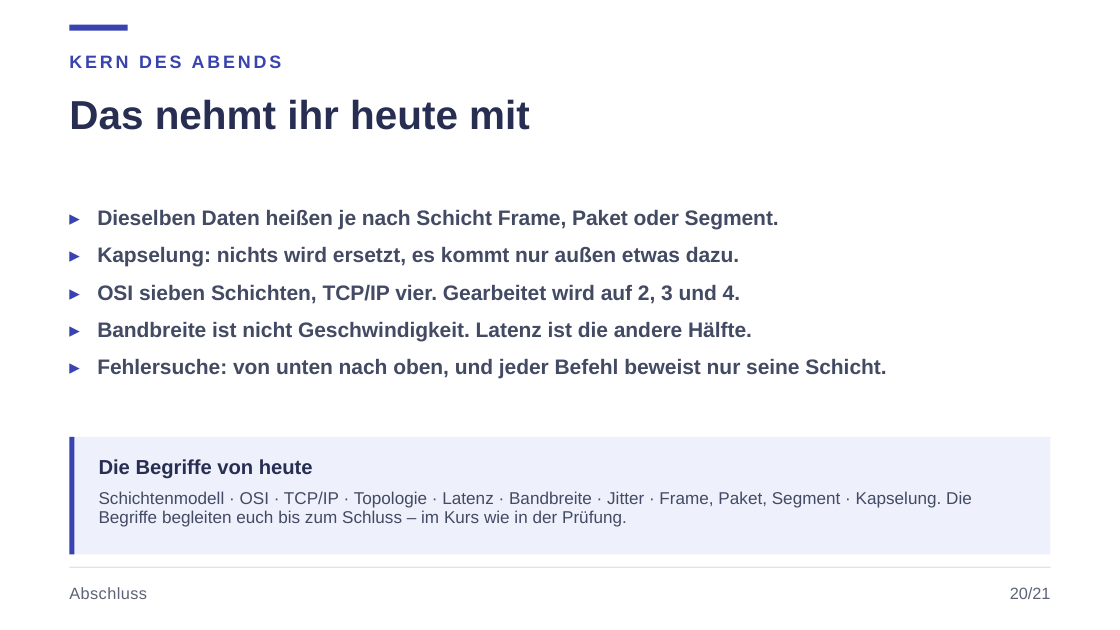
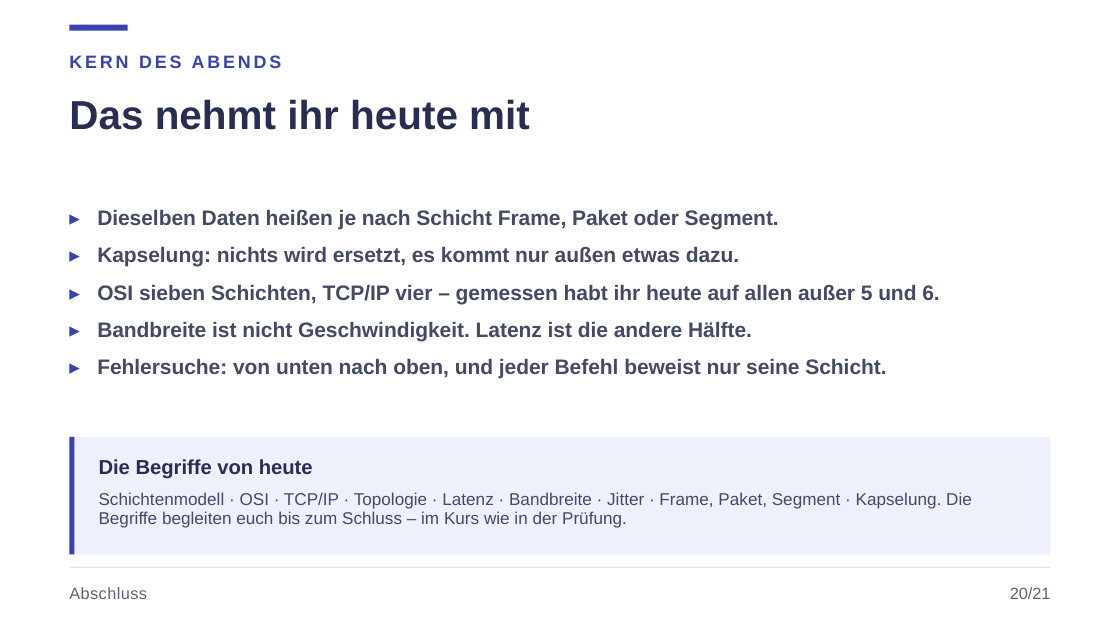
Before and after one commit to JacobMenge/kurs-unterlagen, a slide deck: slide 26 of folien/dist/01-netzwerke-grundlagen.pptx. Drawn at 1120x630 pixels with LibreOffice and Linux fonts; fonts in the diff are those of the drawing. Boxes give left, top, right and bottom in pixels: in the first picture for what was removed or moved away, otherwise in the second. Text is boxed around its words. In the diff, an @@ line names an element or a change of style, - is before the commit and + after.

```diff
--- a/folien/dist/01-netzwerke-grundlagen.pptx
+++ b/folien/dist/01-netzwerke-grundlagen.pptx
@@ text at bbox=[97, 285, 939, 304]: text changed @@
-▸ OSI sieben Schichten, TCP/IP vier. Gearbeitet wird auf 2, 3 und 4.
+▸ OSI sieben Schichten, TCP/IP vier – gemessen habt ihr heute auf allen außer 5 und 6.
```
Also in this commit, not shown: 8 other slides changed, 8 other files.
